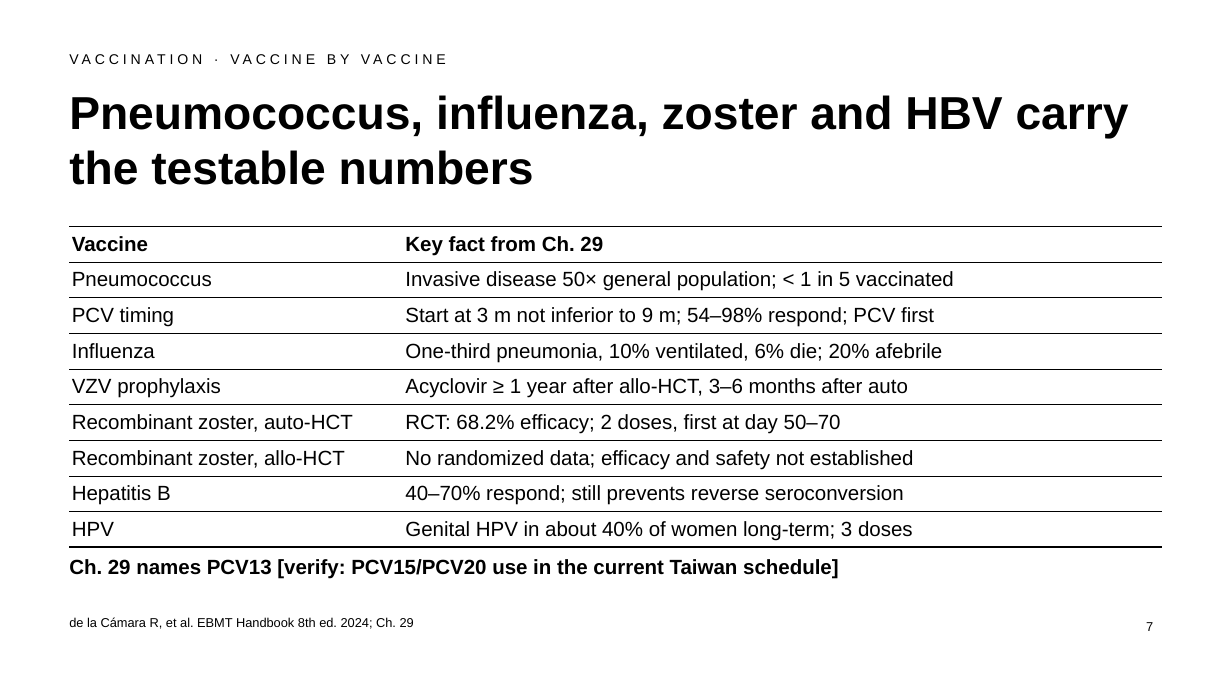
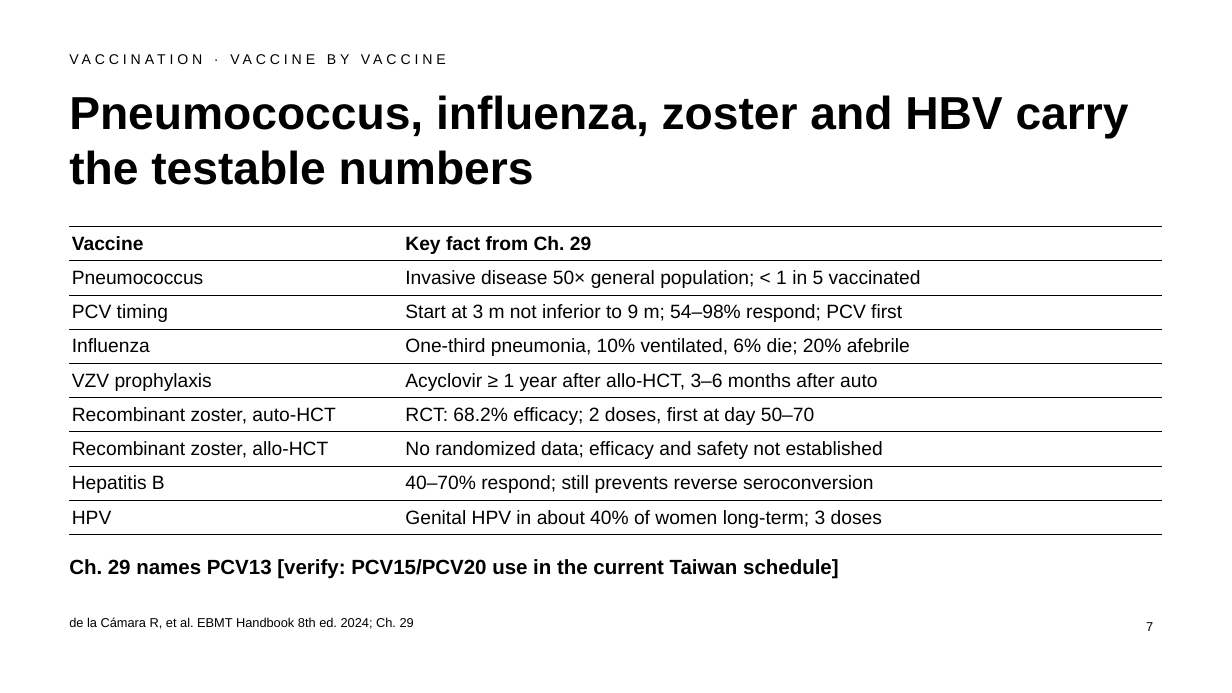
Before and after one commit to htlin222/ebmt-handbook-skill, a slide deck: slide 7 of slides/decks/s12-survivorship-late-effects.pptx. Drawn at 1232x693 pixels with LibreOffice and Linux fonts; fonts in the diff are those of the drawing. Boxes give left, top, right and bottom in pixels: in the first picture for what was removed or moved away, otherwise in the second. Text is boxed around its words. In the diff, an @@ line names an element or a change of style, - is before the commit and + after.

```diff
--- a/slides/decks/s12-survivorship-late-effects.pptx
+++ b/slides/decks/s12-survivorship-late-effects.pptx
@@ table at box(69, 226, 1163, 532) @@
@@ size 16 to 15 pt @@
```
Also in this commit, not shown: 1 other slide changed, 4 other files.
